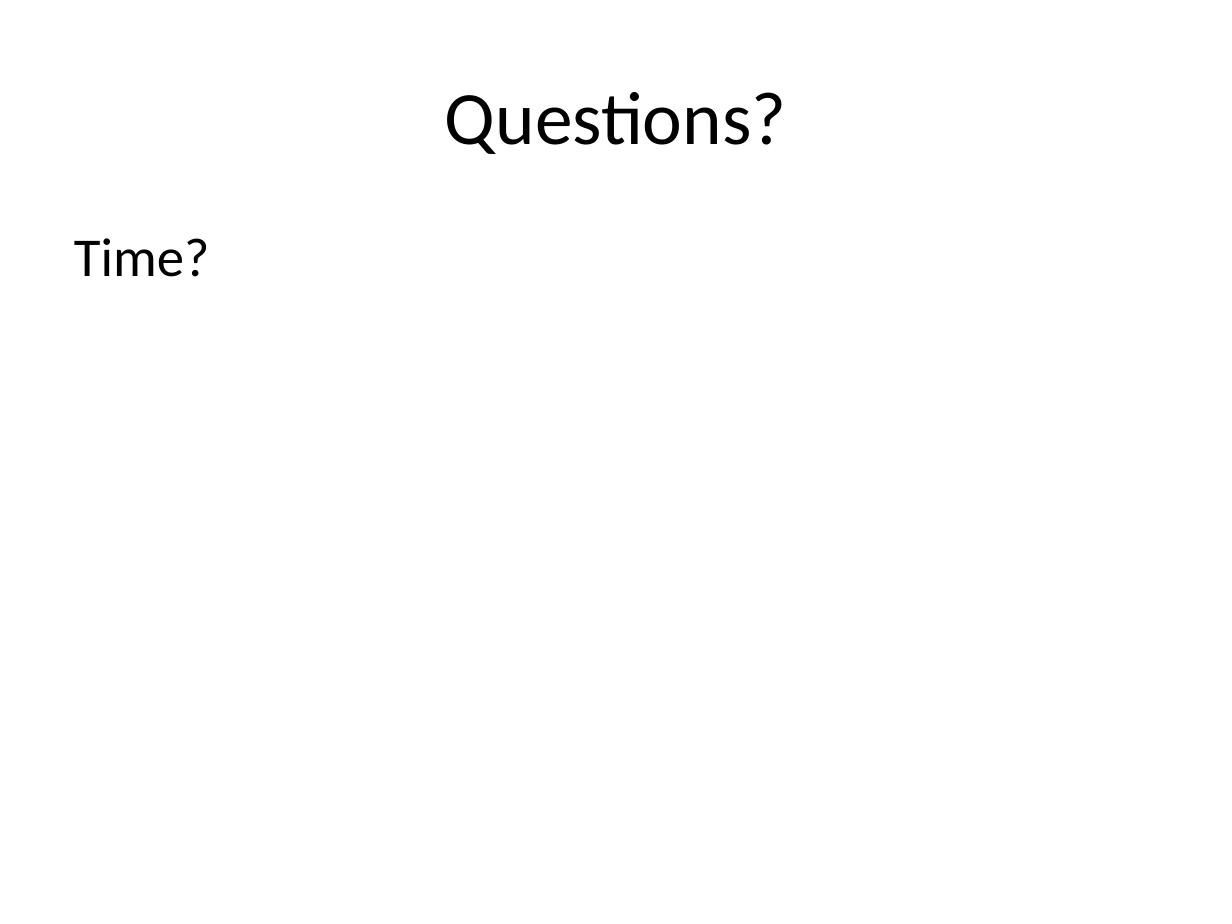
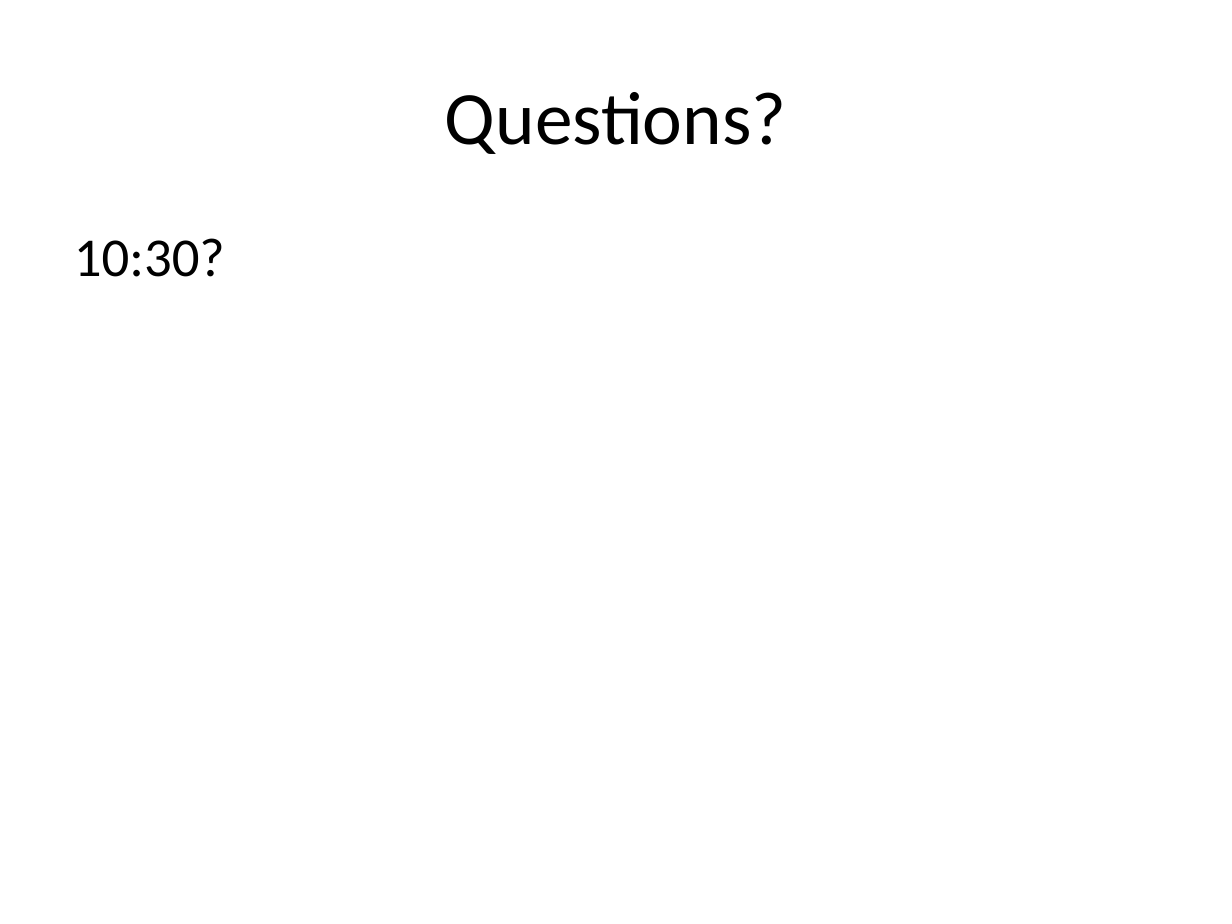
Before and after one commit to edsu/inst326, a slide deck: slide 8 of modules/introduction/105/slides.pptx. Drawn at 1232x924 pixels with LibreOffice and Linux fonts; fonts in the diff are those of the drawing. Boxes give left, top, right and bottom in pixels: in the first picture for what was removed or moved away, otherwise in the second. Text is boxed around its words. In the diff, an @@ line names an element or a change of style, - is before the commit and + after.

```diff
--- a/modules/introduction/105/slides.pptx
+++ b/modules/introduction/105/slides.pptx
@@ text at bbox=[74, 238, 225, 277]: text changed @@
-Time?
+10:30?
```
Also in this commit, not shown: 2 other files.
